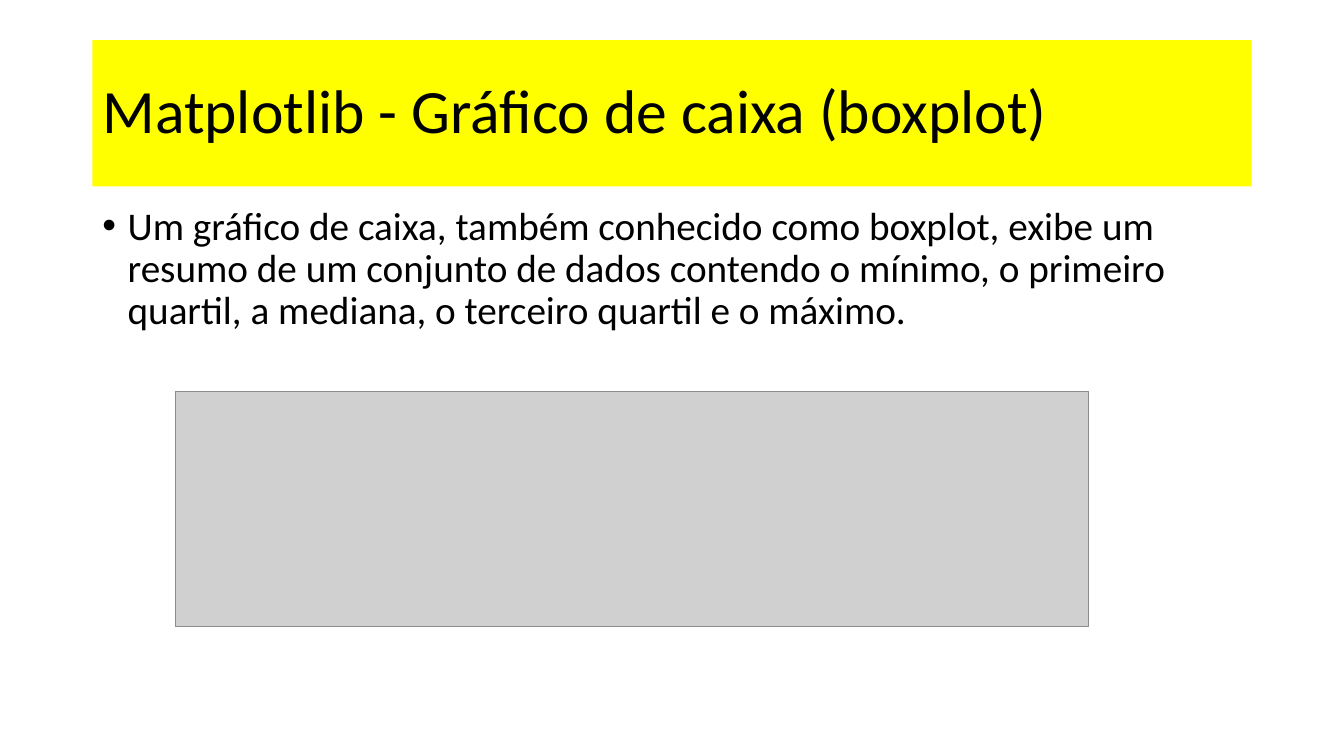
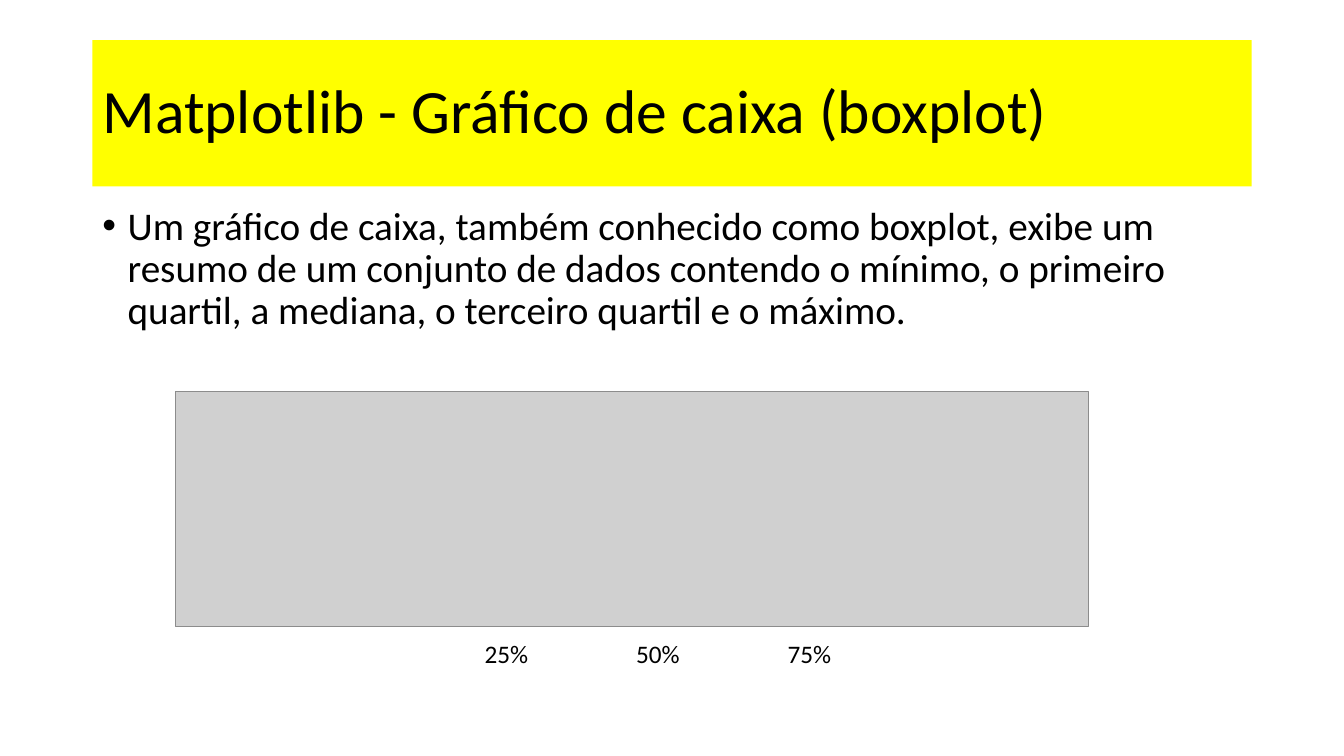
Before and after one commit to dourivaljunior/Curso-de-Python, a slide deck: slide 23 of curso Data Science aula matplolib.pptx (slide 26 before the commit). Drawn at 1344x756 pixels with LibreOffice and Linux fonts; fonts in the diff are those of the drawing; grey boxes stand for pictures. Boxes give left, top, right and bottom in pixels: in the first picture for what was removed or moved away, otherwise in the second. Text is boxed around its words. In the diff, an @@ line names an element or a change of style, - is before the commit and + after.

```diff
--- a/curso Data Science aula matplolib.pptx
+++ b/curso Data Science aula matplolib.pptx
@@ text added at bbox=[485, 645, 831, 664], 18 pt, text #000000 @@
+25% 50% 75%
```
Also in this commit, not shown: 5 other slides changed, 6 slides added, 5 slides removed.
